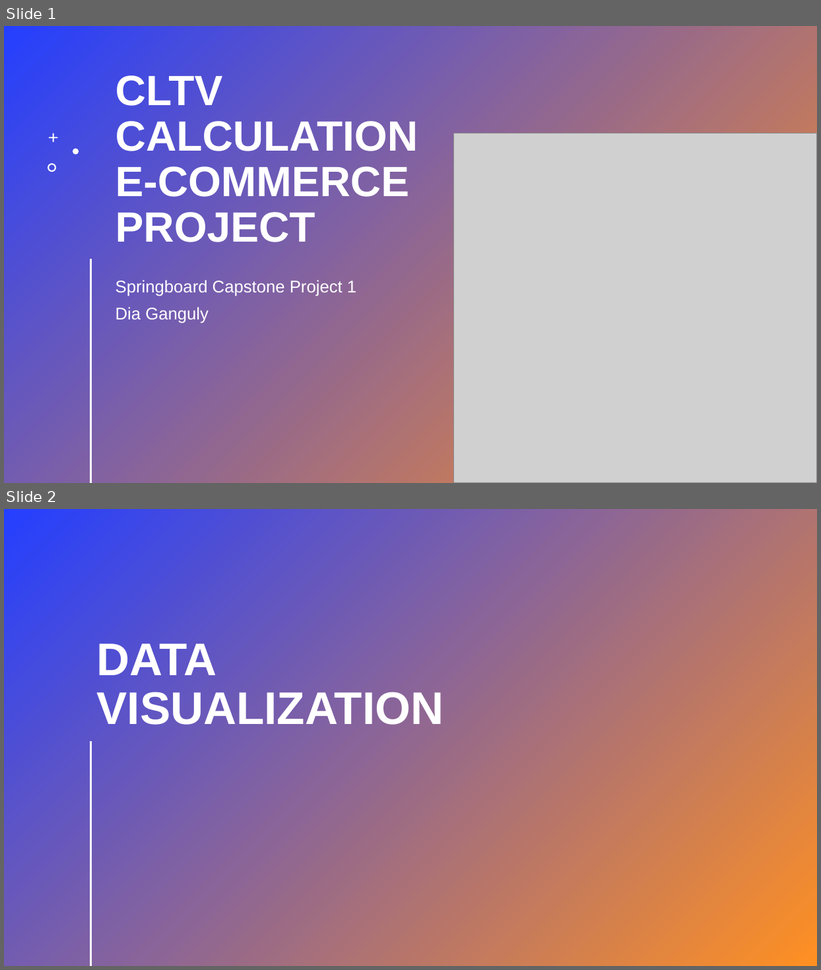
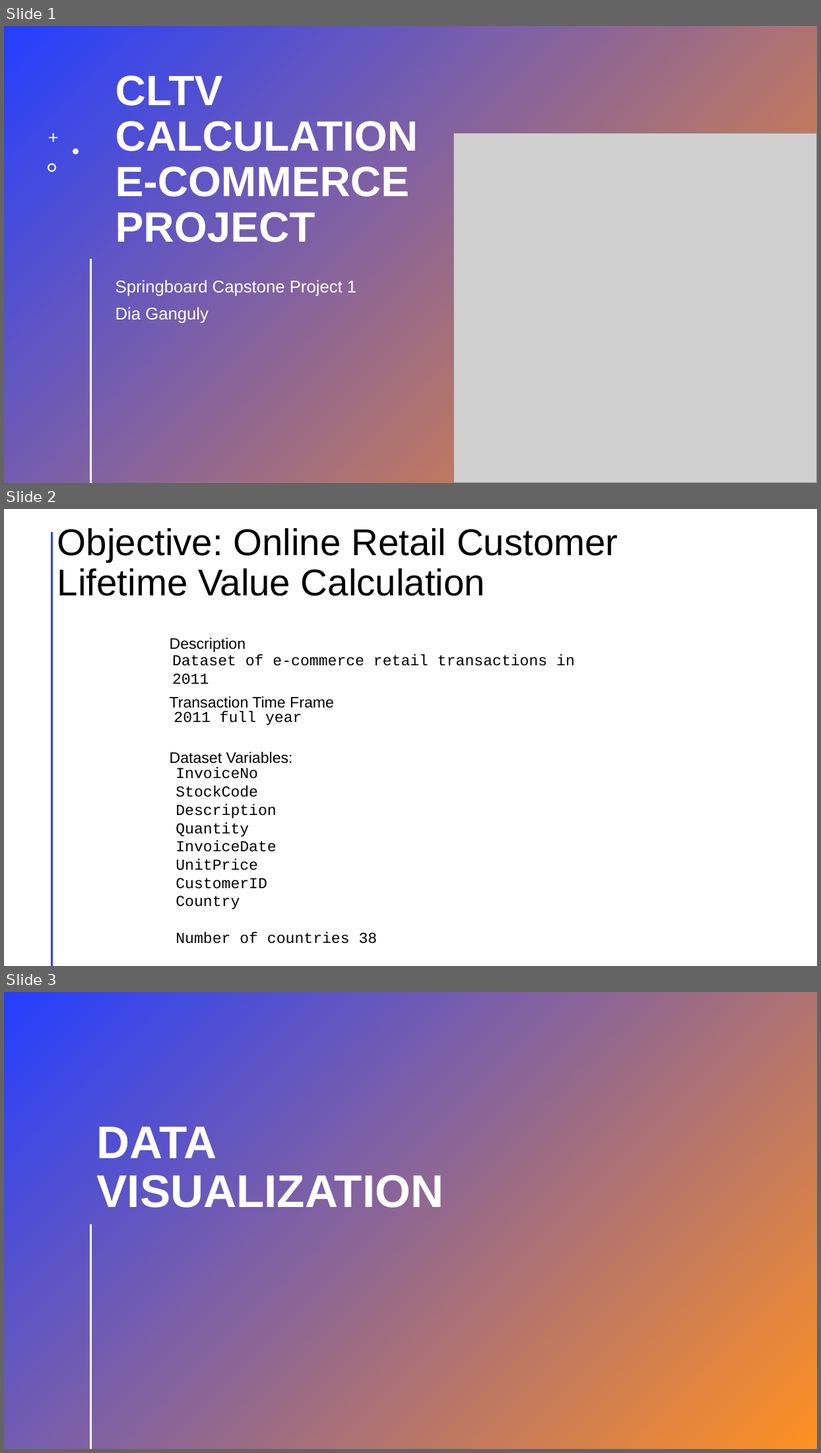
Before and after one commit to lotus17/springboard, a slide deck: Capstone 1_CLTV Calculation e-Commerce Project.pptx. Shown one above the other, each under a label of ours: slides 1 and 2 before the commit, slides 1, 2 and 3 after it. The pictures are 821x970 and 821x1453 pixels, drawn with LibreOffice and Linux fonts; fonts in the diff are those of the drawing; grey boxes stand for pictures; background and template pictures are left out. Boxes give left, top, right and bottom in pixels: in the first picture for what was removed or moved away, otherwise in the second. Text is boxed around its words. In the diff, an @@ line names an element or a change of style, - is before the commit and + after.

```diff
--- a/Capstone 1_CLTV Calculation e-Commerce Project.pptx
+++ b/Capstone 1_CLTV Calculation e-Commerce Project.pptx
@@ slide 2 added at (4,509,817,966), background #FFFFFF; not listed: 1 template element that a slide beside it also shows @@
@@ title added at (57,528,618,596), 44 pt, text #000000 @@
+Objective: Online Retail Customer Lifetime Value Calculation
@@ group added at (170,638,575,944): 6 texts @@
+InvoiceNo
+StockCode
+Description
+Quantity
+InvoiceDate
+UnitPrice
+CustomerID
+Country
+Number of countries 38
+Dataset Variables:
+2011 full year
+Transaction Time Frame
+Dataset of e-commerce retail transactions in 2011
+Description
@@ what was slide 2 is now slide 3 @@
```
Also in this commit, not shown: 1 slide changed, 6 other slides added.
